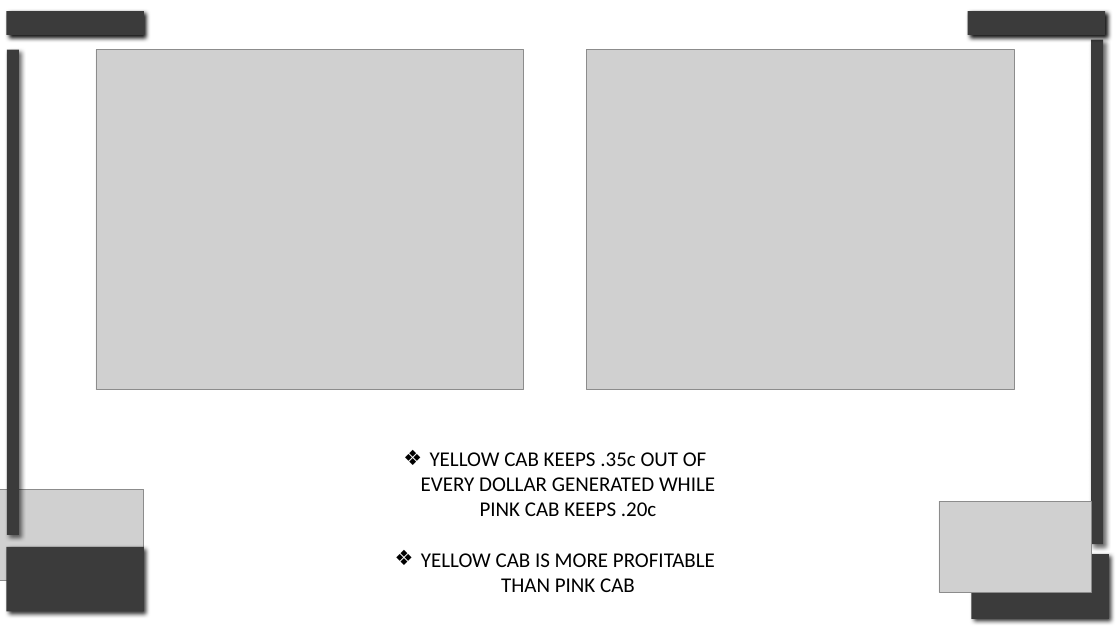
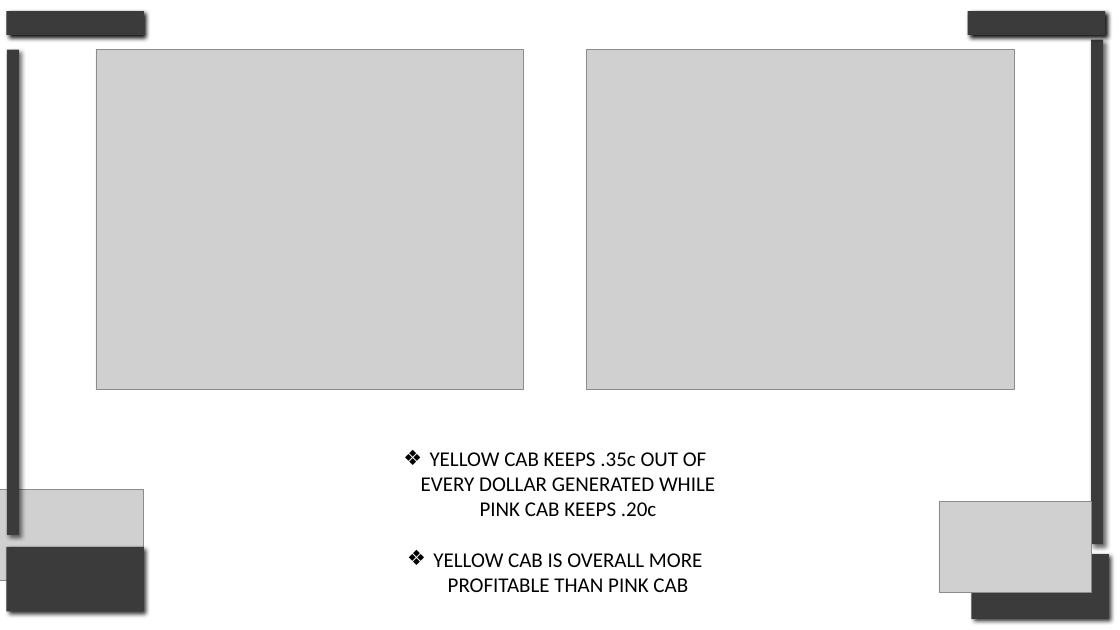
Before and after one commit to Drew5040/Portfolio, a slide deck: slide 15 of Sample1_Exploratory.Data.Analysis/eda.presentation.pptx. Drawn at 1120x630 pixels with LibreOffice and Linux fonts; fonts in the diff are those of the drawing; grey boxes stand for pictures. Boxes give left, top, right and bottom in pixels: in the first picture for what was removed or moved away, otherwise in the second. Text is boxed around its words. In the diff, an @@ line names an element or a change of style, - is before the commit and + after.

```diff
--- a/Sample1_Exploratory.Data.Analysis/eda.presentation.pptx
+++ b/Sample1_Exploratory.Data.Analysis/eda.presentation.pptx
@@ text at (433,553,702,592): text changed @@
-❖ YELLOW CAB IS MORE PROFITABLE THAN PINK CAB
+❖ YELLOW CAB IS OVERALL MORE PROFITABLE THAN PINK CAB
```
Also in this commit, not shown: 16 other slides changed, 2 slides added, 1 slide removed.
